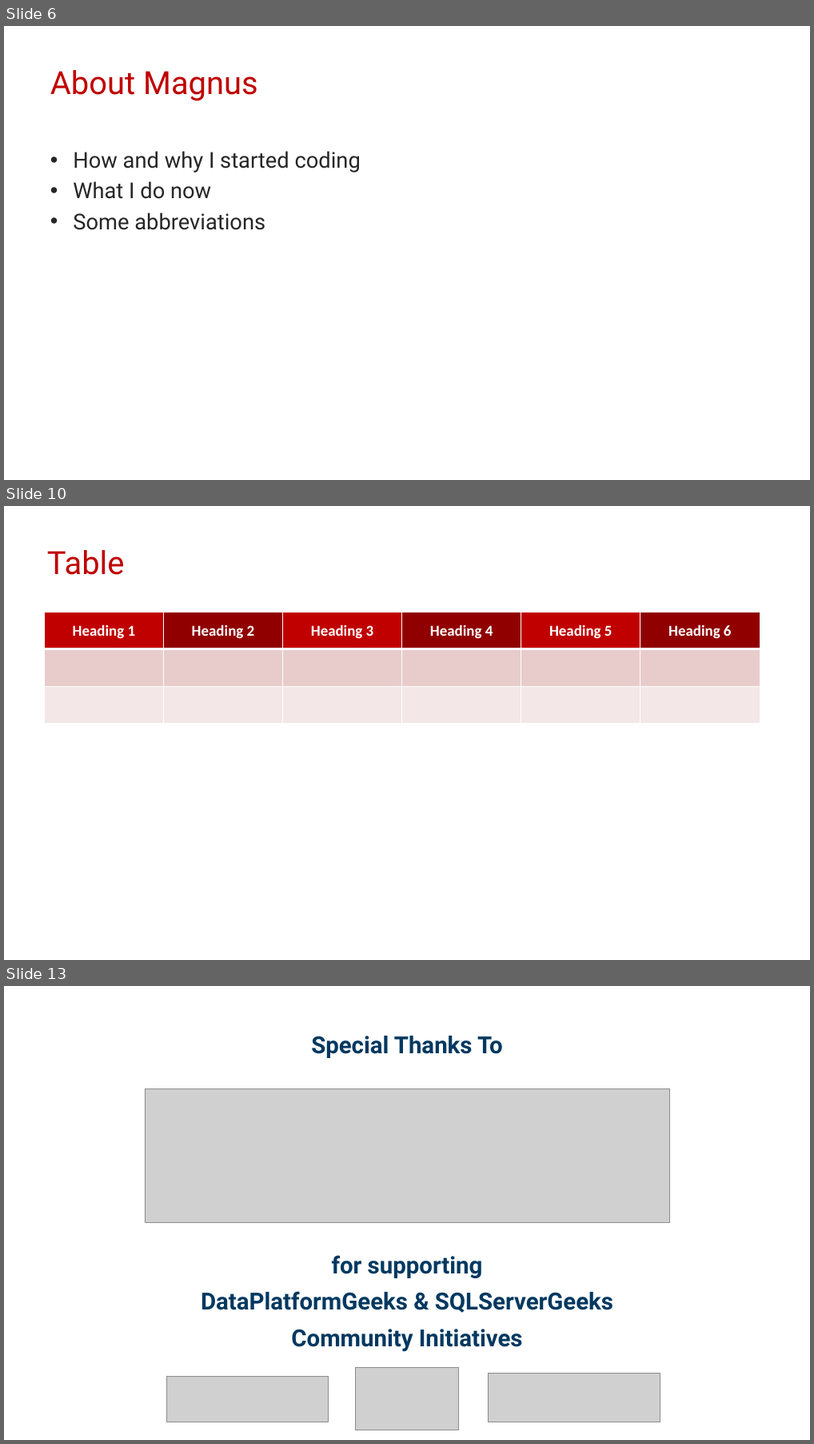
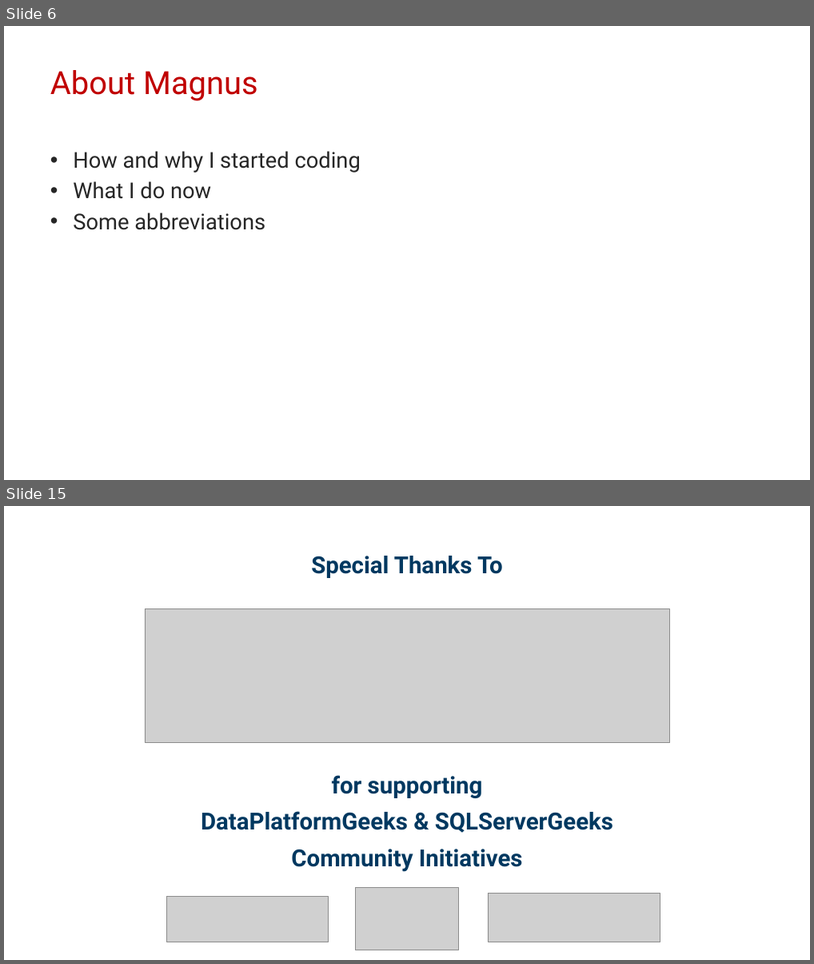
Before and after one commit to transmokopter/Presentations, a slide deck: test-driven-database-development/test-driven-database-development-dps2021.pptx. Shown one above the other, each under a label of ours: slides 6, 10 and 13 before the commit, slides 6 and 15 after it; the slides between them are not shown. The pictures are 814x1444 and 814x964 pixels, drawn with LibreOffice and Linux fonts; fonts in the diff are those of the drawing; grey boxes stand for pictures; background and template pictures are left out. Boxes give left, top, right and bottom in pixels: in the first picture for what was removed or moved away, otherwise in the second. Text is boxed around its words. In the diff, an @@ line names an element or a change of style, - is before the commit and + after.

```diff
--- a/test-driven-database-development/test-driven-database-development-dps2021.pptx
+++ b/test-driven-database-development/test-driven-database-development-dps2021.pptx
@@ slide 10 removed at (4,506,810,960), background #FFFFFF @@
@@ title removed at (47,550,125,575) @@
-Table
@@ table removed at (45,612,760,724), 3 rows, 6 columns @@
-Heading 1 | Heading 2 | Heading 3 | Heading 4 | Heading 5 | Heading 6
- |  |  |  |  | 
- |  |  |  |  | 
@@ what was slide 13 is now slide 15 @@
```
Also in this commit, not shown: 3 slides changed, 8 slides added, 5 other slides removed, 39 other files.
